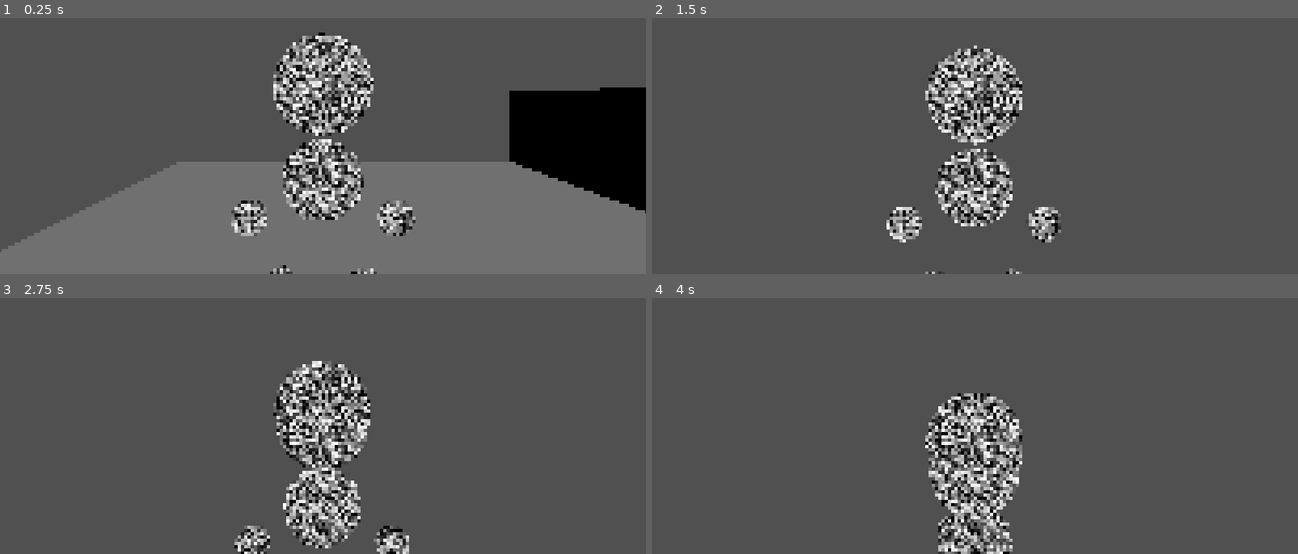
Above: before the commit, frames 1-4 (two rows, left to right).
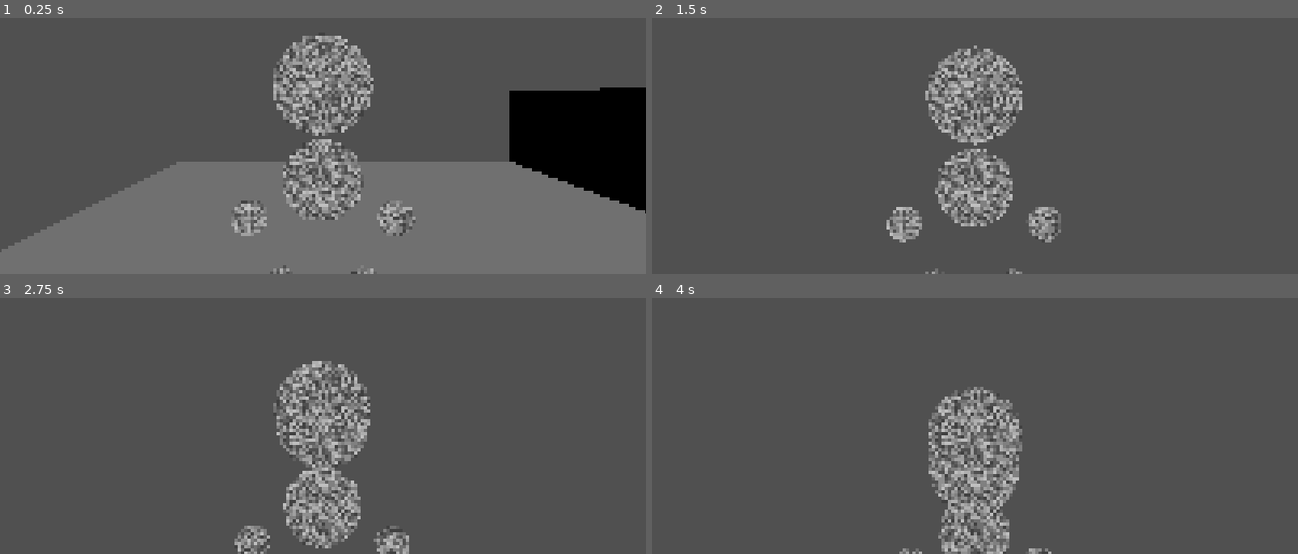
Above: after the commit, the same moments.

Repository: vvlfn/story-game
Game: Godot game, scene res://scenes/testScene/test.tscn
Two runs of this game, one before a commit and one after it. Both use one fixed random seed, a clock stepped at 60 frames per second and the inputs below.
Inputs:
- Up to frame 1 (0.25 s): no input
- Up to frame 2 (1.5 s): tap Enter at 0.5 s; hold W (walk_forward) from 0.53 s (still down); tap Space (jump) at 0.6, 0.77, 1.07 s; tap Down (look_down) at 1.35 s
- Up to frame 3 (2.75 s): keep holding W (walk_forward); tap Space (jump) at 1.52, 1.55, 1.82, 2.3 s; tap Left (look_left) at 2.1 s
- Up to frame 4 (4 s): keep holding W (walk_forward); tap Right (look_right) at 2.85 s; tap Space (jump) at 3.02, 3.05, 3.32, 3.77, 3.8 s; tap Up (look_up) at 3.6 s

The runs differ from the first frame. In frame 1, 5.9% of the frame differs, in the area x 35-65%, y 5-100%; in frame 2, 5.3%; in frame 3, 5.7%; in frame 4, 4.9%.

Commit message:
changes i think?

Diff:
--- a/scenes/player/camera_controller.gd
+++ b/scenes/player/camera_controller.gd
@@ -1,13 +1,13 @@
 extends Node3D
 
 @onready var root: CharacterBody3D = get_parent()
-var SENSITIVITY: Vector2 = Vector2(2, 2)
+var SENSITIVITY: Vector2 = Vector2(300, 300)
 
 func _ready() -> void:
 	Input.mouse_mode = Input.MOUSE_MODE_CAPTURED
 
-func _process(_delta: float) -> void:
+func _process(delta: float) -> void:
 	var turnInput: Vector2 = Input.get_vector("look_left","look_right", "look_up","look_down")
-	root.rotation.y -= turnInput.x / 100 * SENSITIVITY.x
-	var newCameraPos: float = $CameraPos.position.y - (turnInput.y / 100 * SENSITIVITY.y)
+	root.rotation.y -= turnInput.x / 100 * SENSITIVITY.x * delta
+	var newCameraPos: float = $CameraPos.position.y - (turnInput.y / 100 * SENSITIVITY.y) * delta
 	$CameraPos.position.y = clampf(newCameraPos, 0, 3)
--- a/scenes/player/materials/playerMaterial.gdshader
+++ b/scenes/player/materials/playerMaterial.gdshader
@@ -1,6 +1,7 @@
 shader_type spatial;
 render_mode unshaded;
 
+uniform vec3 baseColor: source_color;
 
 void vertex() {
 	// Called for every vertex the material is visible on.
@@ -13,5 +14,5 @@
 
 void fragment() {
 	float c = rand(FRAGCOORD.xy);
-	ALBEDO = vec3(c,c,c);
+	ALBEDO = mix(vec3(c,c,c), baseColor, 0.5);
 }
--- a/scenes/player/materials/playerMaterial.tres
+++ b/scenes/player/materials/playerMaterial.tres
@@ -5,3 +5,4 @@
 [resource]
 render_priority = 0
 shader = ExtResource("1_e642l")
+shader_parameter/baseColor = Color(1, 1, 1, 1)
--- a/scenes/player/movement_controller.gd
+++ b/scenes/player/movement_controller.gd
@@ -3,10 +3,13 @@
 @onready var animation = $AnimationPlayer
 @export var _camera: Camera3D
 
+@onready var _Skeleton3D: Skeleton3D = $Armature/Skeleton3D
+
 var JUMP_STRENGTH: float = 5.0
 var SPEED: float = 5.0
 func _ready() -> void:
-	pass
+	#setPlayerColor(Color(0.734, 0.024, 0.65, 1.0))
+	setPlayerColor(Color(0.5,0.5,0.5))
 
 func _process(delta: float) -> void:
 	if not is_on_floor():
@@ -28,7 +31,6 @@
 		velocity.z = move_toward(velocity.z, 0, SPEED)
 
 	if Input.is_action_just_pressed("jump") and is_on_floor():
-		print("test")
 		velocity.y = JUMP_STRENGTH
 
 
@@ -37,5 +39,8 @@
 	else:
 		animation.stop()
 
-	print(is_on_floor())
 	move_and_slide()
+
+
+func setPlayerColor(color: Color) -> void:
+	_Skeleton3D.get_child(0).mesh.surface_get_material(0).set("shader_parameter/baseColor", color)
--- a/scenes/player/player.tscn
+++ b/scenes/player/player.tscn
@@ -1,7 +1,6 @@
-[gd_scene load_steps=20 format=4 uid="uid://dw6up2c0jr73a"]
+[gd_scene load_steps=14 format=4 uid="uid://dw6up2c0jr73a"]
 
 [ext_resource type="Script" uid="uid://cpxf3wckqqrrr" path="res://scenes/player/movement_controller.gd" id="1_dovo2"]
-[ext_resource type="Shader" uid="uid://dpcsjpaic5i1s" path="res://scenes/player/materials/playerMaterial.gdshader" id="2_lvxji"]
 [ext_resource type="Script" uid="uid://beib4xu0vos6g" path="res://scenes/player/camera_controller.gd" id="3_gmlin"]
 [ext_resource type="Material" uid="uid://bqvq4ix5e7k6r" path="res://scenes/player/materials/playerMaterial.tres" id="3_lvxji"]
 
@@ -9,10 +8,6 @@
 radius = 0.42871094
 height = 1.3110962
 
-[sub_resource type="ShaderMaterial" id="ShaderMaterial_p47bc"]
-render_priority = 0
-shader = ExtResource("2_lvxji")
-
 [sub_resource type="ArrayMesh" id="ArrayMesh_dovo2"]
 resource_name = "char13_Icosphere_005"
 _surfaces = [{
@@ -22,7 +17,7 @@
 "format": 34359745559,
 "index_count": 240,
 "index_data": PackedByteArray("AAABAAIAAwAEAAUABgAHAAgACQAKAAsADAANAA4ADwAQABEAEgATABQAFQAWABcAGAAZABoAGwAcAB0AHgAfACAA …(555 unchanged characters)…
-"material": SubResource("ShaderMaterial_p47bc"),
+"material": ExtResource("3_lvxji"),
 "name": "Material.001",
 "primitive": 3,
 "skin_data": PackedByteArray("BAAAAAAAAAD//wAAAAAAAAQAAAAAAAAA//8AAAAAAAAEAAAAAAAAAP//AAAAAAAABAAAAAAAAAD//wAAAAAAAAQAA …(5034 unchanged characters)…
@@ -57,10 +52,6 @@
 bind/6/bone = -1
 bind/6/pose = Transform3D(1.7607091e-07, -1, -3.4576065e-08, 0.5078904, 1.5054695e-07, -0.86142176, 0.86142176, 1.9666074e-07, 0.5078904, 4.4126654e-08, 1.0993636, -0.6481798)
 
-[sub_resource type="ShaderMaterial" id="ShaderMaterial_75vfm"]
-render_priority = 0
-shader = ExtResource("2_lvxji")
-
 [sub_resource type="ArrayMesh" id="ArrayMesh_lvxji"]
 resource_name = "char13_Icosphere_002"
 _surfaces = [{
@@ -70,7 +61,7 @@
 "format": 34359745559,
 "index_count": 240,
 "index_data": PackedByteArray("AAABAAIAAwAEAAUABgAHAAgACQAKAAsADAANAA4ADwAQABEAEgATABQAFQAWABcAGAAZABoAGwAcAB0AHgAfACAA …(555 unchanged characters)…
-"material": SubResource("ShaderMaterial_75vfm"),
+"material": ExtResource("3_lvxji"),
 "name": "Material.001",
 "primitive": 3,
 "skin_data": PackedByteArray("AQAAAAAAAAD//wAAAAAAAAEAAAAAAAAA//8AAAAAAAABAAAAAAAAAP//AAAAAAAAAQAAAAAAAAD//wAAAAAAAAEAA …(5034 unchanged characters)…
@@ -79,10 +70,6 @@
 "vertex_data": PackedByteArray("G02ZvwAAAAAF11U/HIqfvzuZGb5GT2E/A/iIv0vbvb1HT2E/gwd7v7mAIb6QJYA/y0VxvwAAAABuQ3o/A/iIv0v …(6315 unchanged characters)…
 }]
 blend_shape_mode = 0
-
-[sub_resource type="ShaderMaterial" id="ShaderMaterial_0owmy"]
-render_priority = 0
-shader = ExtResource("2_lvxji")
 
 [sub_resource type="ArrayMesh" id="ArrayMesh_p47bc"]
 resource_name = "char13_Icosphere_004"
@@ -93,7 +80,7 @@
 "format": 34359745559,
 "index_count": 144,
 "index_data": PackedByteArray("AAABAAIAAwAEAAUABgAHAAgACQAKAAsADAANAA4ADwAQABEAEgATABQAFQAWABcAGAAZABoAGwAcAB0AHgAfACAA …(299 unchanged characters)…
-"material": SubResource("ShaderMaterial_0owmy"),
+"material": ExtResource("3_lvxji"),
 "name": "Material.001",
 "primitive": 3,
 "skin_data": PackedByteArray("BgAAAAAAAAD//wAAAAAAAAYAAAAAAAAA//8AAAAAAAAGAAAAAAAAAP//AAAAAAAABgAAAAAAAAD//wAAAAAAAAYAA …(2690 unchanged characters)…
@@ -102,10 +89,6 @@
 "vertex_data": PackedByteArray("MzMzP0aK4r4AAAAAo5YJP1dGt74AAAAAKaIfP8q0wL58SP09o5YJP1dGt74AAAAA/3oCP+yJYr4e4BQ+KaIfP8q …(3383 unchanged characters)…
 }]
 blend_shape_mode = 0
-
-[sub_resource type="ShaderMaterial" id="ShaderMaterial_qek5x"]
-render_priority = 0
-shader = ExtResource("2_lvxji")
 
 [sub_resource type="ArrayMesh" id="ArrayMesh_75vfm"]
 resource_name = "char13_Icosphere_001"
@@ -116,7 +99,7 @@
 "format": 34359745567,
 "index_count": 144,
 "index_data": PackedByteArray("AAABAAIAAwAEAAUABgAHAAgACQAKAAsADAANAA4ADwAQABEAEgATABQAFQAWABcAGAAZABoAGwAcAB0AHgAfACAA …(299 unchanged characters)…
-"material": SubResource("ShaderMaterial_qek5x"),
+"material": ExtResource("3_lvxji"),
 "name": "Material.001",
 "primitive": 3,
 "skin_data": PackedByteArray("BQAAAAAAAAD//wAAAAAAAAUAAAAAAAAA//8AAAAAAAAFAAAAAAAAAP//AAAAAAAABQAAAAAAAAD//wAAAAAAAAUAA …(2690 unchanged characters)…
@@ -145,10 +128,6 @@
 }]
 blend_shape_mode = 0
 
-[sub_resource type="ShaderMaterial" id="ShaderMaterial_5gtgg"]
-render_priority = 0
-shader = ExtResource("2_lvxji")
-
 [sub_resource type="ArrayMesh" id="ArrayMesh_qek5x"]
 resource_name = "char13_Icosphere"
 _surfaces = [{
@@ -158,7 +137,7 @@
 "format": 34359745559,
 "index_count": 240,
 "index_data": PackedByteArray("AAABAAIAAwAEAAUABgAHAAgACQAKAAsADAANAA4ADwAQABEAEgATABQAFQAWABcAGAAZABoAGwAcAB0AHgAfACAA …(555 unchanged characters)…
-"material": SubResource("ShaderMaterial_5gtgg"),
+"material": ExtResource("3_lvxji"),
 "name": "Material.001",
 "primitive": 3,
 "skin_data": PackedByteArray("AAAAAAAAAAD//wAAAAAAAAAAAAAAAAAA//8AAAAAAAAAAAAAAAAAAP//AAAAAAAAAAAAAAAAAAD//wAAAAAAAAAAA …(5034 unchanged characters)…
@@ -211,6 +190,7 @@
 
 [node name="CollisionShape3D" type="CollisionShape3D" parent="."]
 transform = Transform3D(1, 0, 0, 0, 1, 0, 0, 0, 1, 0, 0.65834427, 0)
+visible = false
 shape = SubResource("CapsuleShape3D_dovo2")
 
 [node name="Armature" type="Node3D" parent="."]
Binary file added: scenes/gameLevel/table3.glb
Not shown, added: scenes/gameLevel/table3.glb.import
Not shown: 1 places in scenes/testScene/test.tscn that only renumber resources
